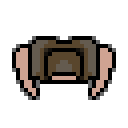
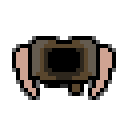
Comparing the layer stacks of the two 128 × 128 images. Changes:
hid "Head" over [48, 52, 80, 80]
added layer "Body copy" above "L copy" over [44, 48, 84, 96]
added layer "L copy" above "L" over [44, 48, 84, 92]
renamed "Body" to "Legs", painted on it over [44, 48, 84, 96]
